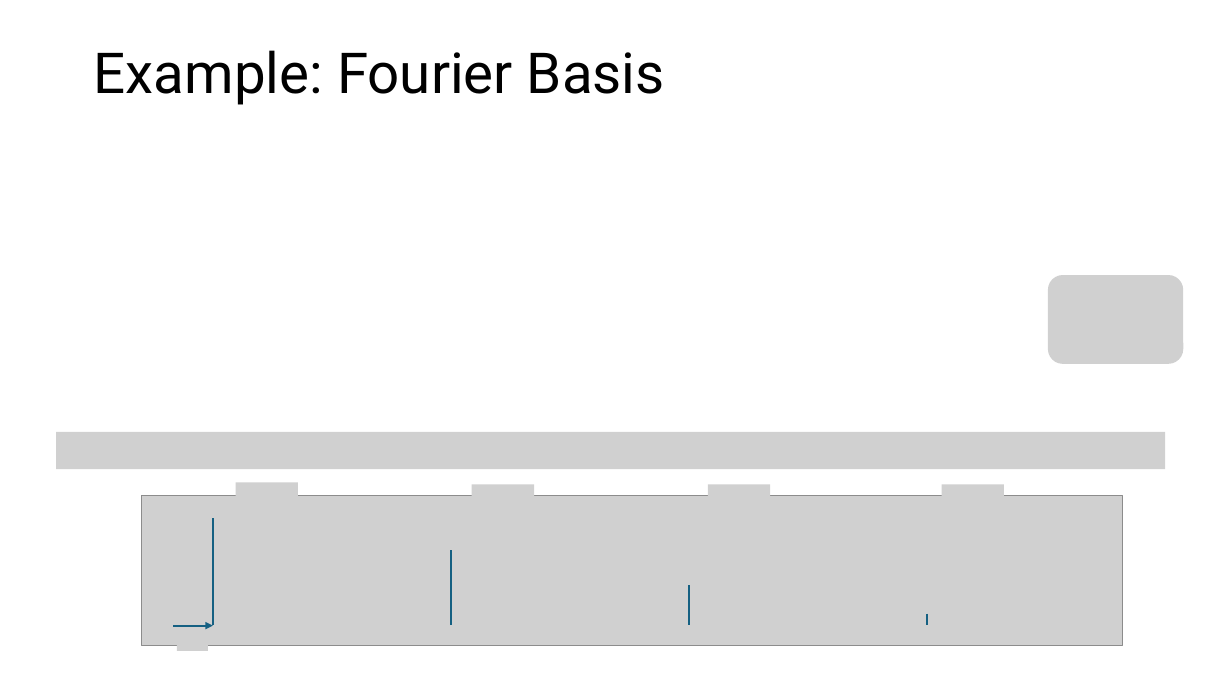
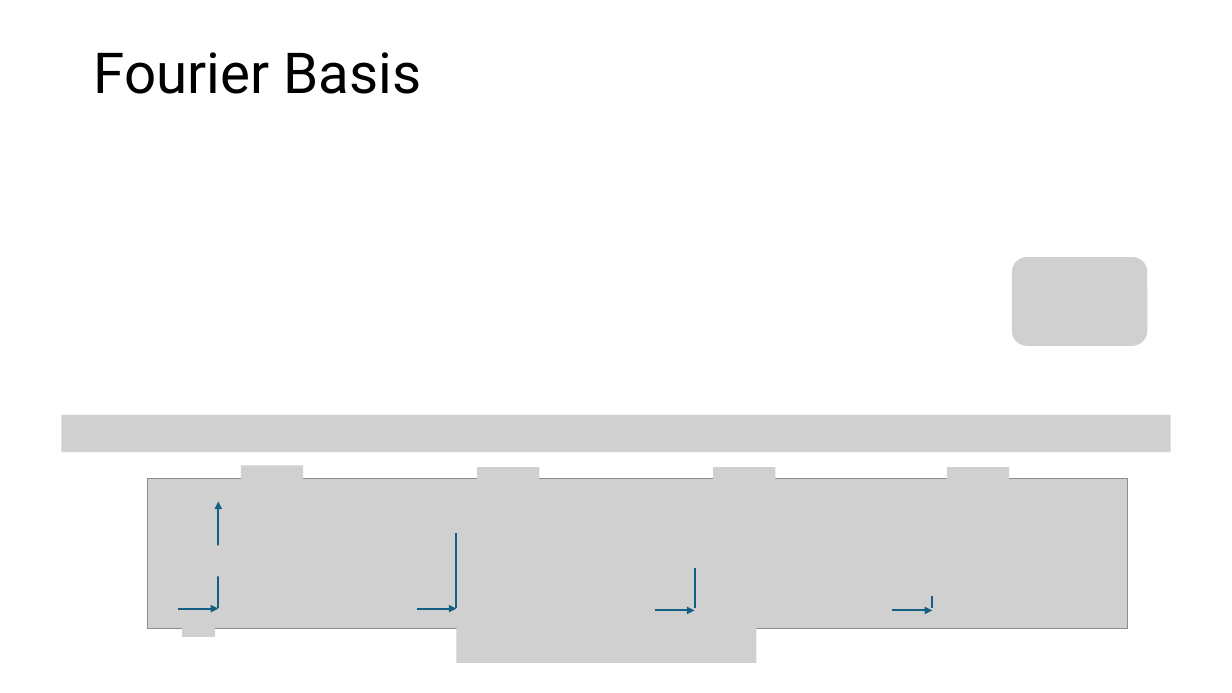
Before and after one commit to mhahsler/Introduction_to_Reinforcement_Learning, a slide deck: slide 22 of slides/Lecture_Chapter09.pptx (slide 20 before the commit). Drawn at 1232x693 pixels with LibreOffice and Linux fonts; fonts in the diff are those of the drawing; grey boxes stand for pictures. Boxes give left, top, right and bottom in pixels: in the first picture for what was removed or moved away, otherwise in the second. Text is boxed around its words. In the diff, an @@ line names an element or a change of style, - is before the commit and + after.

```diff
--- a/slides/Lecture_Chapter09.pptx
+++ b/slides/Lecture_Chapter09.pptx
@@ title at bbox=[94, 52, 422, 94]: text changed @@
-Example: Fourier Basis
+Fourier Basis
@@ picture: place and size @@
-picture at bbox=[1048, 275, 1184, 364]
+picture at bbox=[1012, 257, 1148, 346]
@@ line (218, 502) - (218, 608): line to arrow @@
@@ line moved from (451, 551) - (451, 625) to (457, 533) - (457, 608) @@
@@ line moved from (689, 586) - (689, 625) to (695, 568) - (695, 608) @@
@@ 7 pictures, 2 arrows, 1 line: place and size @@
-7 pictures, 2 arrows, 1 line at bbox=[56, 432, 1165, 652]
+7 pictures, 2 arrows, 1 line at bbox=[61, 415, 1170, 637]
@@ group added at bbox=[213, 545, 933, 663]: 3 arrows, 2 pictures @@
```
Also in this commit, not shown: 14 other slides changed, 4 slides added, 3 slides removed, 5 other files.
